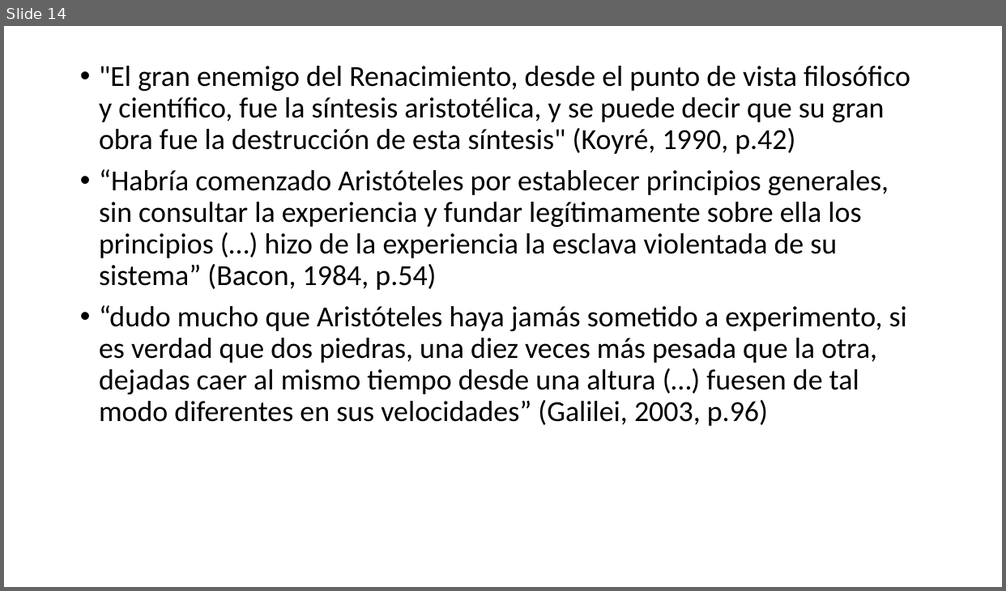
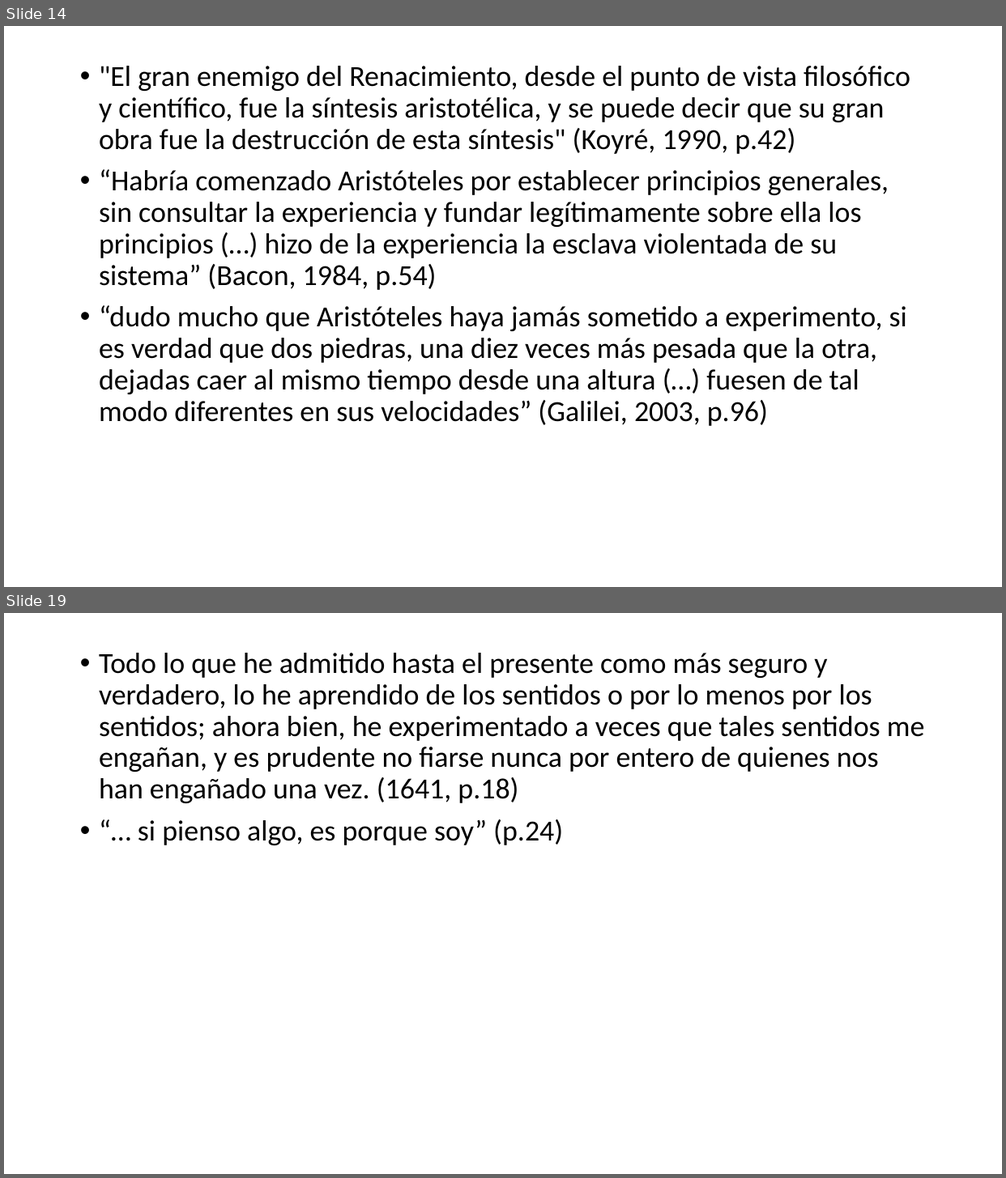
Before and after one commit to zaboltar/zaboltar.github.io, a slide deck: assets uarm/2024 1/moderna/compendio controles 1.pptx. Shown one above the other, each under a label of ours: slide 14 before the commit, slides 14 and 19 after it; the slides between them are not shown. The pictures are 1006x591 and 1006x1178 pixels, drawn with LibreOffice and Linux fonts; fonts in the diff are those of the drawing. Boxes give left, top, right and bottom in pixels: in the first picture for what was removed or moved away, otherwise in the second. Text is boxed around its words. In the diff, an @@ line names an element or a change of style, - is before the commit and + after.

```diff
--- a/assets uarm/2024 1/moderna/compendio controles 1.pptx
+++ b/assets uarm/2024 1/moderna/compendio controles 1.pptx
@@ slide 19 added at (4, 613, 1002, 1174), background #FFFFFF @@
@@ text added at (99, 653, 925, 845), 28 pt, text #000000 @@
+• Todo lo que he admitido hasta el presente como más seguro y verdadero, lo he aprendido de los sentidos o por lo menos por los sentidos; ahora bien, he experimentado a veces que tales sentidos me engañan, y es prudente no fiarse nunca por entero de quienes nos han engañado una vez. (1641, p.18)
+• “… si pienso algo, es porque soy” (p.24)
```
Also in this commit, not shown: 6 other slides added, 3 other files.
